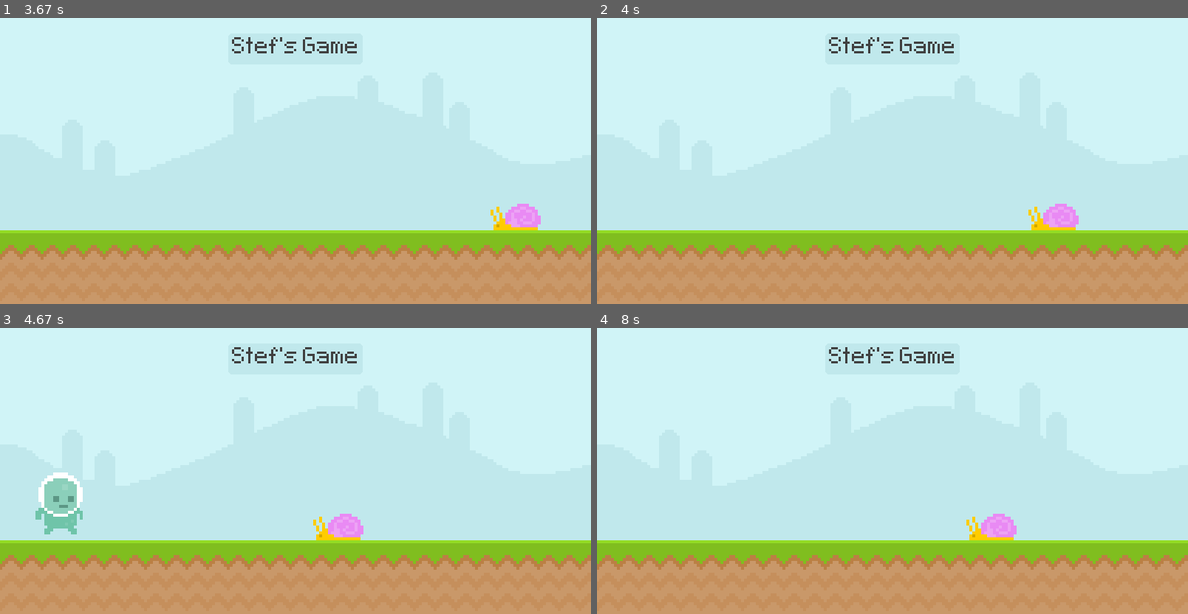
Above: before the commit, frames 1-4 (two rows, left to right).
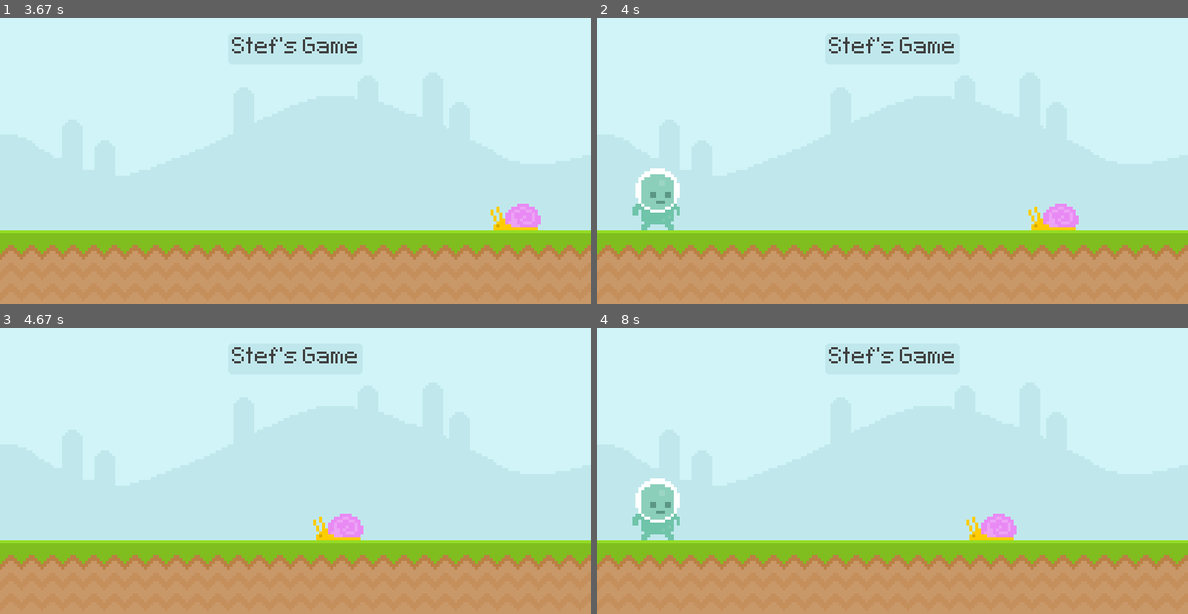
Above: after the commit, the same moments.

Repository: StefMcCuistion/PyGame-Practice-Exercises
Game: pygame game, started from src/runner.py
The game is run twice, just before and just after one commit, with the same random seed, the same clock (stepped at 60 frames per second) and the same inputs.
Inputs:
- Up to frame 1 (3.67 s): tap Space at 0.33, 0.73, 1.03, 1.3, 2.07, 2.47, 2.77 s
- Up to frame 2 (4 s): no input
- Up to frame 3 (4.67 s): tap Space at 4.03, 4.33, 4.53 s
- Up to frame 4 (8 s): tap Space at 4.87, 5.17, 5.37, 5.67, 6.27, 6.57, 6.7 s

Frame 1 is identical in both runs. In frame 2, 1.3% of the frame differs, in the area x 6-14%, y 52-75%; in frame 3, 1.3%; in frame 4, 1.3%.

Commit message:
Implemented ground

Diff:
--- a/src/runner.py
+++ b/src/runner.py
@@ -45,6 +45,8 @@
         gravity += 1
         screen.blit(player_surf, player_rect)
         player_rect.y += gravity
+        if player_rect.bottom >= 300:
+            player_rect.bottom = 300
         player_rect.colliderect(snail_rect)
 
         pg.display.update()
